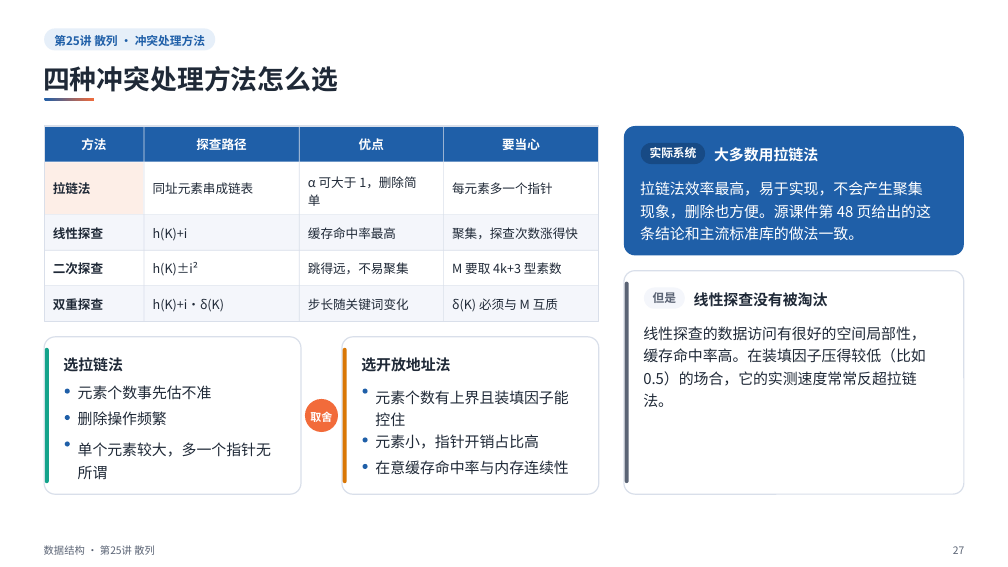
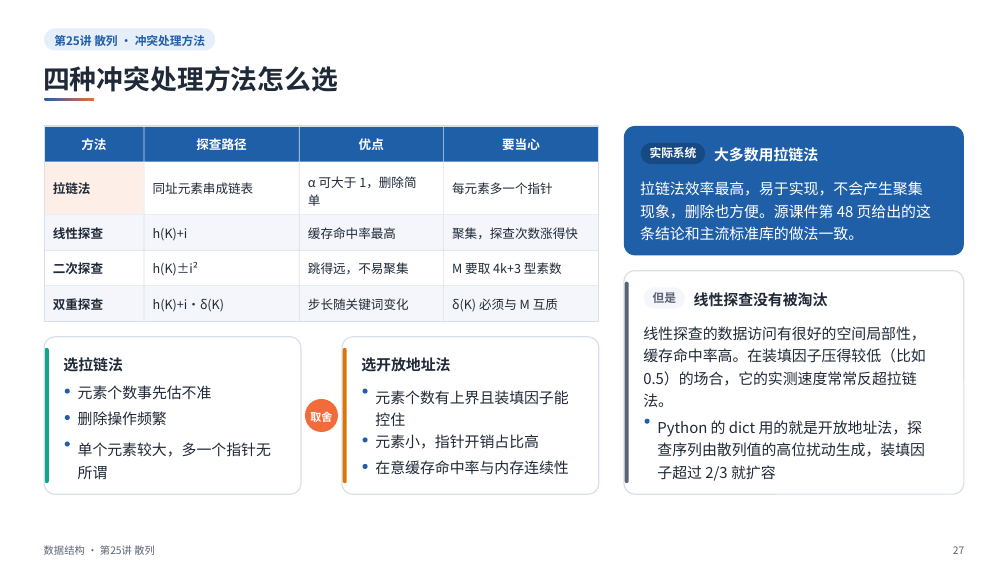
Before and after one commit to sweetcornna/JLU-remake, a slide deck: slide 27 of 大二上/数据结构/重制版PPT/第25讲 散列（重制版）.pptx. Drawn at 1008x567 pixels with LibreOffice and Linux fonts; fonts in the diff are those of the drawing. Boxes give left, top, right and bottom in pixels: in the first picture for what was removed or moved away, otherwise in the second. Text is boxed around its words. In the diff, an @@ line names an element or a change of style, - is before the commit and + after.

```diff
--- a/大二上/数据结构/重制版PPT/第25讲 散列（重制版）.pptx
+++ b/大二上/数据结构/重制版PPT/第25讲 散列（重制版）.pptx
@@ ellipse added at [645, 419, 650, 424], fill #1F5FA8 @@
@@ text added at [657, 420, 925, 481], 14.2 pt, text #1F2937 @@
+Python 的 dict 用的就是开放地址法，探
+查序列由散列值的高位扰动生成，装填因
+子超过 2/3 就扩容
```
Also in this commit, not shown: 7 other slides changed, 1 other file.
